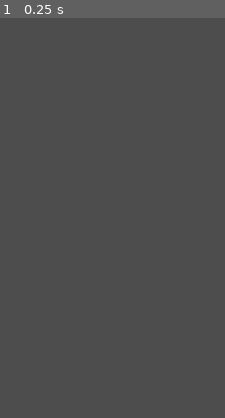
Above: before the commit, frame 1.
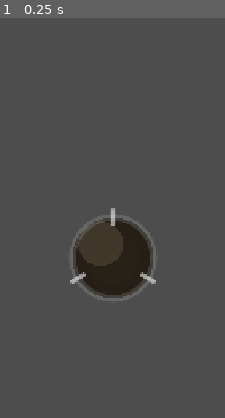
Above: after the commit, the same moment.

Repository: engjuliocez4r/auramax
Game: Godot game, scene res://scenes/duel.tscn
Same seed, same stepped clock (60 frames per second), same inputs: the game is played once before the commit and once after it.
Inputs:
- Up to frame 1 (0.25 s): no input
The pictures show only the part of the screen within x 25-75%, y 50-100%; the shares and areas given below are measured in that part.

The runs differ from the first frame. In frame 1, 5.0% of the frame differs, in the area x 31-70%, y 47-70%.

Commit message:
Burst core component, burst multiplier and celebration effects
Co-Authored-By: Claude Sonnet 5 <noreply@anthropic.com>

Diff:
--- a/assets/i18n/announcer_lines.csv
+++ b/assets/i18n/announcer_lines.csv
@@ -17,3 +17,5 @@
 announcer_milestone_tier2_b,Pure aura mastery!,Domínio puro da aura!,¡Dominio puro del aura!,Maîtrise pure de l'aura !,Reine Aura-Meisterschaft!,Puro dominio dell'aura!
 announcer_milestone_tier3_a,LEGENDARY STREAK!!!,SEQUÊNCIA LENDÁRIA!!!,¡RACHA LEGENDARIA!!!,SÉRIE LÉGENDAIRE !!!,LEGENDÄRE SERIE!!!,SERIE LEGGENDARIA!!!
 announcer_milestone_tier3_b,THE CROWD IS ROARING!!!,A MULTIDÃO ESTÁ RUGINDO!!!,¡LA MULTITUD RUGE!!!,LA FOULE RUGIT !!!,DIE MENGE TOBT!!!,LA FOLLA RUGGISCE!!!
+announcer_burst_fired_a,BURST!!!,BURST!!!,¡BURST!!!,BURST !!!,BURST!!!,BURST!!!
+announcer_burst_fired_b,IT'S GOING OFF!!!,EXPLODIU TUDO!!!,¡EXPLOTÓ TODO!!!,ÇA EXPLOSE !!!,ES EXPLODIERT!!!,STA ESPLODENDO TUTTO!!!
--- a/scenes/duel.tscn
+++ b/scenes/duel.tscn
@@ -1,8 +1,9 @@
-[gd_scene load_steps=4 format=3]
+[gd_scene load_steps=5 format=3]
 
 [ext_resource type="Script" path="res://scripts/duel.gd" id="1"]
 [ext_resource type="PackedScene" path="res://scenes/announcer.tscn" id="2"]
 [ext_resource type="Script" path="res://scripts/power_ring.gd" id="3"]
+[ext_resource type="Script" path="res://scripts/burst_core.gd" id="4"]
 
 [node name="Duel" type="Control"]
 anchor_right = 1.0
@@ -52,4 +53,16 @@
 [node name="PowerRing" type="Node2D" parent="AuraCore"]
 script = ExtResource("3")
 
+[node name="BurstCore" type="Node2D" parent="."]
+script = ExtResource("4")
+
+[node name="BurstTint" type="ColorRect" parent="."]
+anchor_right = 1.0
+anchor_bottom = 1.0
+mouse_filter = 2
+color = Color(1, 0.83, 0.25, 0.0)
+
+[node name="ConfettiParticles" type="GPUParticles2D" parent="."]
+emitting = false
+
 [node name="Announcer" parent="." instance=ExtResource("2")]
--- a/scripts/announcer.gd
+++ b/scripts/announcer.gd
@@ -16,6 +16,7 @@
 @export var exit_duration: float = 0.35
 
 const VOICE_DIR := "res://assets/audio/voice/"
+const CROWD_ROAR_PATH := "res://assets/audio/sfx/crowd_roar.ogg"
 const ENERGY_TIER_COUNT := 4
 
 # event_key -> array of translation keys. Add new lines only here (and to
@@ -25,6 +26,7 @@
 	"milestone_tier_1": ["announcer_milestone_tier1_a", "announcer_milestone_tier1_b"],
 	"milestone_tier_2": ["announcer_milestone_tier2_a", "announcer_milestone_tier2_b"],
 	"milestone_tier_3": ["announcer_milestone_tier3_a", "announcer_milestone_tier3_b"],
+	"burst_fired": ["announcer_burst_fired_a", "announcer_burst_fired_b"],
 }
 
 @onready var _line_label: Label = $LineLabel
@@ -57,8 +59,12 @@
 	# Duck-typed on purpose: the host (duel, arcade, ...) never references
 	# this script, so this is the only side of the connection that can wire up.
 	var host := get_parent()
-	if host != null and host.has_signal("streak_changed"):
+	if host == null:
+		return
+	if host.has_signal("streak_changed"):
 		host.streak_changed.connect(_on_host_streak_changed)
+	if host.has_signal("burst_started"):
+		host.burst_started.connect(_on_host_burst_started)
 
 
 func _on_host_streak_changed(new_streak: int) -> void:
@@ -70,6 +76,13 @@
 		var tier := _pick_energy_tier(_next_milestone_index)
 		announce("milestone_tier_%d" % tier)
 		_next_milestone_index += 1
+
+
+func _on_host_burst_started() -> void:
+	# The locutor IS the event (design point 15): the burst firing gets its
+	# own top-energy line, plus the crowd roar sound hook below.
+	announce("burst_fired")
+	_play_crowd_roar()
 
 
 func _pick_energy_tier(milestone_index: int) -> int:
@@ -100,3 +113,10 @@
 		return # No voice assets shipped yet — text-only fallback is expected.
 	_voice_player.stream = load(path)
 	_voice_player.play()
+
+
+func _play_crowd_roar() -> void:
+	if not ResourceLoader.exists(CROWD_ROAR_PATH):
+		return # No crowd audio shipped yet — burst still fires silently on this front.
+	_crowd_player.stream = load(CROWD_ROAR_PATH)
+	_crowd_player.play()
--- /dev/null
+++ b/scripts/burst_core.gd
@@ -0,0 +1,136 @@
+extends Node2D
+class_name BurstCore
+## Procedurally drawn burst meter: a charging energy core, not a generic bar.
+##
+## Fully self-contained: it positions and sizes itself from the live
+## viewport rect, and duel.gd never manipulates its transform. The only
+## contact points are the public API below — set_fill() in reaction to
+## duel.gd's own burst_meter_changed, and fire() in reaction to its own
+## burst_started — so this presentation can be replaced independently of
+## the burst math it visualizes.
+##
+## Three notch marks around the rim echo the three SIX SEVEN repetitions
+## (DESIGN.md point 11) that ultimately fill this meter. Past
+## anticipation_threshold the inner glow pulses faster and brighter,
+## building anticipation before it fires (point 14); firing itself sends a
+## ring of light expanding outward from the core's own centre, so the
+## explosion visibly originates there.
+
+signal burst_core_full()
+
+@export var burst_core_vertical_fraction: float = 0.80 # Of viewport height; AuraCore sits at 0.55.
+@export var burst_core_radius_fraction: float = 0.09 # Of viewport width — legible but well under the avatar's dominance.
+@export var ring_thickness_ratio: float = 0.16 # Of radius.
+@export var notch_length_ratio: float = 0.4 # Of radius.
+@export var glow_max_scale: float = 1.7 # Inner glow radius multiplier at full charge.
+@export var anticipation_threshold: float = 0.85 # Fill ratio above which the glow starts pulsing with anticipation.
+@export var anticipation_pulse_speed_min: float = 2.0 # rad/sec at anticipation_threshold.
+@export var anticipation_pulse_speed_max: float = 10.0 # rad/sec right at full charge.
+@export var fire_duration: float = 0.6 # Seconds for the outward burst-of-light to expand and fade.
+@export var fire_max_radius_scale: float = 3.5 # Multiple of the core's own radius the fire ring expands to.
+
+const NOTCH_COUNT := 3 # One per SIX SEVEN repetition (point 11) — not a tunable, it's the gesture's shape.
+const SEGMENT_COUNT := 48
+const TOP_ANGLE := -PI / 2.0 # Fill starts at the top and sweeps clockwise.
+
+const BASE_COLOR := Color(0.12, 0.09, 0.06, 0.85) # Solid dark base so the core reads as an object, not a ring outline.
+const HIGHLIGHT_COLOR := Color(1.0, 0.9, 0.7, 0.12) # Offset highlight faking a light source, for volume/sphere shading.
+const RING_BG_COLOR := Color(1.0, 1.0, 1.0, 0.14)
+const FILL_COLOR := Color(1.0, 0.85, 0.3)
+const NOTCH_COLOR := Color(1.0, 1.0, 1.0, 0.55)
+const GLOW_COLOR := Color(1.0, 0.8, 0.2)
+const GLOW_MIN_ALPHA := 0.1
+const GLOW_MAX_ALPHA := 0.6
+const FIRE_COLOR := Color(1.0, 0.95, 0.75)
+
+var _radius: float = 0.0
+var _fill_ratio: float = 0.0
+var _pulse_phase: float = 0.0
+var _fire_progress: float = -1.0 # -1 means inactive; 0..1 while the fire effect plays.
+
+
+func _ready() -> void:
+	_layout()
+	get_viewport().size_changed.connect(_layout)
+
+
+func _process(delta: float) -> void:
+	if _fill_ratio >= anticipation_threshold:
+		var t := inverse_lerp(anticipation_threshold, 1.0, _fill_ratio)
+		var speed := lerpf(anticipation_pulse_speed_min, anticipation_pulse_speed_max, clampf(t, 0.0, 1.0))
+		_pulse_phase += delta * speed
+		queue_redraw()
+
+
+## Called by duel.gd whenever burst_meter changes. Only lever this node
+## exposes for filling — position, radius and notch layout never move on
+## their own.
+func set_fill(ratio: float) -> void:
+	var clamped := clampf(ratio, 0.0, 1.0)
+	if is_equal_approx(clamped, _fill_ratio):
+		return
+	var was_full := _fill_ratio >= 1.0
+	_fill_ratio = clamped
+	if _fill_ratio >= 1.0 and not was_full:
+		burst_core_full.emit()
+	queue_redraw()
+
+
+## Called by duel.gd's burst_started handler: plays the outward burst-of-
+## light effect, sourced from this core's own centre.
+func fire() -> void:
+	_fire_progress = 0.0
+	var tween := create_tween()
+	tween.tween_method(_set_fire_progress, 0.0, 1.0, fire_duration)
+	tween.tween_callback(func() -> void: _set_fire_progress(-1.0))
+
+
+func _set_fire_progress(value: float) -> void:
+	_fire_progress = value
+	queue_redraw()
+
+
+func _layout() -> void:
+	var viewport_size := get_viewport_rect().size
+	position = Vector2(viewport_size.x * 0.5, viewport_size.y * burst_core_vertical_fraction)
+	_radius = viewport_size.x * burst_core_radius_fraction
+	queue_redraw()
+
+
+func _draw() -> void:
+	var ring_thickness := _radius * ring_thickness_ratio
+	var notch_length := _radius * notch_length_ratio
+
+	# Anticipation glow, pulsing once the meter nears full, on top of the
+	# steady approach-to-full brightening below.
+	var pulse := 0.0
+	if _fill_ratio >= anticipation_threshold:
+		pulse = (sin(_pulse_phase) * 0.5 + 0.5) * inverse_lerp(anticipation_threshold, 1.0, _fill_ratio)
+	var glow_alpha := lerpf(GLOW_MIN_ALPHA, GLOW_MAX_ALPHA, _fill_ratio) + pulse * 0.3
+	var glow_radius := _radius * lerpf(1.0, glow_max_scale, _fill_ratio) * (1.0 + pulse * 0.25) * 0.65
+	draw_circle(Vector2.ZERO, glow_radius, Color(GLOW_COLOR.r, GLOW_COLOR.g, GLOW_COLOR.b, glow_alpha))
+
+	# Solid base disc plus an offset highlight so the core reads as a
+	# charging object with volume, not a flat progress ring.
+	draw_circle(Vector2.ZERO, _radius, BASE_COLOR)
+	draw_circle(Vector2(-_radius * 0.3, -_radius * 0.35), _radius * 0.55, HIGHLIGHT_COLOR)
+
+	draw_arc(Vector2.ZERO, _radius, 0.0, TAU, SEGMENT_COUNT, RING_BG_COLOR, ring_thickness, true)
+
+	if _fill_ratio > 0.0:
+		var end_angle := TOP_ANGLE + TAU * _fill_ratio
+		draw_arc(Vector2.ZERO, _radius, TOP_ANGLE, end_angle, SEGMENT_COUNT, FILL_COLOR, ring_thickness, true)
+
+	for i in range(NOTCH_COUNT):
+		var angle := TOP_ANGLE + TAU * i / NOTCH_COUNT
+		var dir := Vector2(cos(angle), sin(angle))
+		var inner := dir * (_radius - notch_length * 0.5)
+		var outer := dir * (_radius + notch_length * 0.5)
+		draw_line(inner, outer, NOTCH_COLOR, ring_thickness * 0.6, true)
+
+	# Outward burst-of-light at the moment of firing: an expanding, fading
+	# ring sourced from this core's own centre.
+	if _fire_progress >= 0.0:
+		var fire_radius := lerpf(_radius, _radius * fire_max_radius_scale, _fire_progress)
+		var fire_alpha := 1.0 - _fire_progress
+		draw_arc(Vector2.ZERO, fire_radius, 0.0, TAU, SEGMENT_COUNT, Color(FIRE_COLOR.r, FIRE_COLOR.g, FIRE_COLOR.b, fire_alpha), ring_thickness * 1.5, true)
--- a/scripts/duel.gd
+++ b/scripts/duel.gd
@@ -25,6 +25,16 @@
 ## controls emission frequency and opacity, capped at 3 rings on screen at
 ## once. Intensity itself rises slowly (tension) and falls fast
 ## (cool-down) on purpose — see intensity_rise_speed/intensity_fall_speed.
+##
+## Burst has no state enum: it is a single is_bursting flag layered on top
+## of the tap/streak logic above, never gating input. burst_ready fires
+## once burst_meter (savings from milestones, see _check_milestones) reaches
+## 1.0; while is_bursting, every valid tap's aura is multiplied by
+## burst_multiplier for burst_duration seconds, then the meter empties and
+## normal scoring resumes. BurstCore (the circular charging meter) and the
+## party — confetti, screen tint, maxed-out orbs, announcer, haptics — are
+## presentation reacting to burst_meter_changed/burst_started/burst_ended
+## below, same as the rest of this file's escalation visuals.
 
 signal valid_tap(side: String)
 signal invalid_tap(side: String)
@@ -32,7 +42,10 @@
 signal aura_changed(new_total: float)
 signal intensity_changed(new_value: float)
 signal milestone_reached(milestone_index: int)
-signal burst_ready() # Declared now for the future burst/party effect; not implemented yet.
+signal burst_ready() # Fires once burst_meter reaches 1.0 — see _check_milestones().
+signal burst_meter_changed(fill_ratio: float)
+signal burst_started()
+signal burst_ended()
 
 @export var base_aura: float = 1.0
 @export var streak_bonus_step: float = 0.1
@@ -41,6 +54,8 @@
 
 @export var streak_timeout: float = 1.0 # Max seconds allowed between any two consecutive valid taps.
 @export var burst_per_milestone: float = 0.2 # Fixed slice added to burst_meter (0..1) per milestone.
+@export var burst_duration: float = 8.0 # Seconds is_bursting stays true once burst_meter fires.
+@export var burst_multiplier: float = 5.0 # Aura multiplier applied to every valid tap while is_bursting.
 
 @export var orb_streak_threshold: int = 5
 @export var tap_highlight_alpha: float = 0.12 # Also the zone flash's peak alpha (base is 0.0).
@@ -57,9 +72,16 @@
 @export var orb_max_spawn_rate: float = 4.0 # orbs/sec at full intensity.
 @export var orb_lifetime: float = 3.0 # Hard cap on a single orb's time on screen, so cool-down clears fast.
 
+@export var confetti_amount: int = 120 # Kept modest on purpose: GPU particles, low-end phones are the audience.
+@export var burst_tint_max_alpha: float = 0.16 # Noticeable pulse, never opaque enough to hide gameplay underneath.
+
+@export var streak_pulse_scale: float = 1.3 # Peak scale of the streak label's zoom on each milestone.
+@export var streak_pulse_duration: float = 0.3 # Full in-out cycle length of that pulse.
+
 @export var milestone_schedule: RhythmMilestones = preload("res://assets/data/rhythm_milestones.tres")
 
 const HAPTIC_DURATION_MS := 20
+const BURST_HAPTIC_DURATION_MS := 60 # Stronger pulse at the moment the burst fires (design point 10).
 const TOUCH_MOUSE_DEDUPE_MS := 120 # Windows promotes a touch press into a synthetic mouse click at the OS level; ignore a mouse press this soon after a touch press so one physical tap isn't handled twice.
 
 const ORB_CORE_RADIUS := 3.0
@@ -81,6 +103,18 @@
 const AURA_CORE_HORIZONTAL_FRACTION := 0.5 # Dead center horizontally, any resolution/aspect.
 const AURA_CORE_VERTICAL_FRACTION := 0.55 # Where the avatar will stand later.
 
+const CONFETTI_LIFETIME := 3.0
+const CONFETTI_FALL_SPEED := 260.0 # px/sec downward.
+const CONFETTI_SPREAD_DEGREES := 20.0
+const CONFETTI_SPIN := 6.0 # rad/sec, min/max symmetric.
+const CONFETTI_SCALE_MIN := 0.5
+const CONFETTI_SCALE_MAX := 1.1
+const CONFETTI_COLOR := Color(1.0, 0.83, 0.25) # Golden confetti, per design point 14.
+const CONFETTI_SPAWN_MARGIN := 40.0 # px above the top edge, so confetti is already falling as it enters view.
+
+const BURST_TINT_PULSE_PERIOD := 0.7 # Seconds per full up/down pulse cycle — noticeable, not seizure-inducing.
+const BURST_TINT_FADE_OUT_TIME := 0.3 # Seconds to settle back to fully transparent once the burst ends.
+
 @onready var _left_zone: ColorRect = $LeftZone
 @onready var _right_zone: ColorRect = $RightZone
 @onready var _aura_bar: ProgressBar = $AuraBar
@@ -88,9 +122,13 @@
 @onready var _streak_label: Label = $StreakLabel
 @onready var _aura_core: Node2D = $AuraCore
 @onready var _power_ring: PowerRing = $AuraCore/PowerRing
+@onready var _burst_core: BurstCore = $BurstCore
+@onready var _burst_tint: ColorRect = $BurstTint
+@onready var _confetti: GPUParticles2D = $ConfettiParticles
 
 var intensity: float = 0.0
 var burst_meter: float = 0.0 # Savings, not the current moment: only ever grows, independent of streak resets.
+var is_bursting: bool = false # No state enum — a flag layered on top of tap/streak logic; never gates input.
 
 var _last_touch_press_time_ms: int = -1000000
 var _last_side: String = ""
@@ -100,8 +138,11 @@
 var _current_aura: float = 0.0
 var _intensity_target: float = 0.0
 var _next_milestone_index: int = 0
+var _burst_start_time_ms: int = -1
 var _left_zone_tween: Tween
 var _right_zone_tween: Tween
+var _burst_tint_tween: Tween
+var _streak_label_pulse_tween: Tween
 
 var _orb_spawn_accumulator: float = 0.0
 var _orb_spawn_rate: float = 0.0
@@ -120,8 +161,16 @@
 	streak_changed.connect(_on_streak_changed)
 	aura_changed.connect(_on_aura_changed)
 	intensity_changed.connect(_on_intensity_changed)
+	milestone_reached.connect(_on_milestone_reached)
+	burst_ready.connect(_on_burst_ready)
+	burst_meter_changed.connect(_on_burst_meter_changed)
+	burst_started.connect(_on_burst_started)
+	burst_ended.connect(_on_burst_ended)
 	_center_aura_core()
 	get_viewport().size_changed.connect(_center_aura_core)
+	_setup_confetti()
+	_layout_confetti()
+	get_viewport().size_changed.connect(_layout_confetti)
 	_update_labels()
 
 
@@ -129,6 +178,8 @@
 	_check_streak_timeout()
 	_update_intensity(delta)
 	_update_orb_spawning(delta)
+	if is_bursting and Time.get_ticks_msec() - _burst_start_time_ms >= burst_duration * 1000.0:
+		_end_burst()
 
 
 func _check_streak_timeout() -> void:
@@ -245,14 +296,21 @@
 		milestone_reached.emit(_next_milestone_index)
 		# Burst is savings, not the current moment: it only ever grows, and a
 		# later streak reset can never take this back — see _reset_streak().
+		var was_full := burst_meter >= 1.0
 		burst_meter = minf(burst_meter + burst_per_milestone, 1.0)
+		burst_meter_changed.emit(burst_meter)
+		if burst_meter >= 1.0 and not was_full:
+			burst_ready.emit()
 		_next_milestone_index += 1
 		_check_milestones() # Defensive: covers a tiny milestone_size skipping a tier in one pair.
 
 
 func _grant_aura() -> void:
 	var bonus := minf(_streak * streak_bonus_step, max_bonus)
-	_current_aura += base_aura * (1.0 + bonus)
+	var amount := base_aura * (1.0 + bonus)
+	if is_bursting:
+		amount *= burst_multiplier
+	_current_aura += amount
 	aura_changed.emit(_current_aura)
 
 
@@ -264,6 +322,21 @@
 		return
 	intensity = new_intensity
 	intensity_changed.emit(intensity)
+
+
+# ─── Burst (a flag, not a state machine — see class doc) ────────────────
+
+func _on_burst_ready() -> void:
+	is_bursting = true
+	_burst_start_time_ms = Time.get_ticks_msec()
+	burst_started.emit()
+
+
+func _end_burst() -> void:
+	is_bursting = false
+	burst_meter = 0.0
+	burst_ended.emit()
+	burst_meter_changed.emit(burst_meter)
 
 
 # ─── Presentation (signal-driven; safe to replace independently) ────────
@@ -304,14 +377,69 @@
 
 	# Orb count and brightness escalate with intensity; speed only very
 	# slightly, per design — density and brightness carry the escalation,
-	# not motion.
-	_orb_spawn_rate = lerpf(ORB_MIN_SPAWN_RATE, orb_max_spawn_rate, new_value)
-	_orb_brightness = new_value
-	_orb_current_speed = orb_travel_speed * lerpf(ORB_SPEED_MIN_INTENSITY_SCALE, ORB_SPEED_MAX_INTENSITY_SCALE, new_value)
+	# not motion. During a burst, orbs jump to their maximum density and
+	# brightness for the duration (design point 14), regardless of the
+	# underlying intensity value.
+	var orb_intensity := 1.0 if is_bursting else new_value
+	_orb_spawn_rate = lerpf(ORB_MIN_SPAWN_RATE, orb_max_spawn_rate, orb_intensity)
+	_orb_brightness = orb_intensity
+	_orb_current_speed = orb_travel_speed * lerpf(ORB_SPEED_MIN_INTENSITY_SCALE, ORB_SPEED_MAX_INTENSITY_SCALE, orb_intensity)
 
 	# The power ring owns its own emission/contraction/drawing; intensity is
-	# the only thing the logic layer ever hands it.
+	# the only thing the logic layer ever hands it — left on the true value
+	# even during a burst, since only the orbs are specified to jump.
 	_power_ring.set_intensity(new_value)
+
+
+func _on_milestone_reached(_milestone_index: int) -> void:
+	# The streak label stays visible throughout (design point 57) and gets a
+	# quick zoom in-out on every milestone, in sync with the announcer's
+	# line — both react to the same streak/milestone crossing.
+	_streak_label.pivot_offset = _streak_label.size / 2.0
+	if _streak_label_pulse_tween:
+		_streak_label_pulse_tween.kill()
+	_streak_label.scale = Vector2.ONE
+	_streak_label_pulse_tween = create_tween()
+	_streak_label_pulse_tween.tween_property(_streak_label, "scale", Vector2.ONE * streak_pulse_scale, streak_pulse_duration * 0.5)
+	_streak_label_pulse_tween.tween_property(_streak_label, "scale", Vector2.ONE, streak_pulse_duration * 0.5)
+
+
+func _on_burst_meter_changed(fill_ratio: float) -> void:
+	_burst_core.set_fill(fill_ratio)
+
+
+func _on_burst_started() -> void:
+	# Force orb density/brightness to their burst-time maximum immediately,
+	# rather than waiting for the next intensity_changed tick.
+	_on_intensity_changed(intensity)
+	_burst_core.fire()
+
+	if _burst_tint_tween:
+		_burst_tint_tween.kill()
+	_burst_tint_tween = create_tween()
+	_burst_tint_tween.set_loops()
+	_burst_tint_tween.tween_property(_burst_tint, "color:a", burst_tint_max_alpha, BURST_TINT_PULSE_PERIOD * 0.5)
+	_burst_tint_tween.tween_property(_burst_tint, "color:a", 0.0, BURST_TINT_PULSE_PERIOD * 0.5)
+
+	_confetti.restart()
+	_confetti.emitting = true
+
+	if SettingsManager.is_haptics_enabled():
+		Input.vibrate_handheld(BURST_HAPTIC_DURATION_MS)
+
+
+func _on_burst_ended() -> void:
+	if _burst_tint_tween:
+		_burst_tint_tween.kill()
+		_burst_tint_tween = null
+	var fade_tween := create_tween()
+	fade_tween.tween_property(_burst_tint, "color:a", 0.0, BURST_TINT_FADE_OUT_TIME)
+
+	_confetti.emitting = false
+
+	# Drop the orbs back to normal intensity-driven scaling now that the
+	# burst has ended.
+	_on_intensity_changed(intensity)
 
 
 func _update_labels() -> void:
@@ -417,3 +545,40 @@
 		var angle := TAU * i / segments
 		points.append(Vector2(cos(angle), sin(angle)) * radius)
 	return points
+
+
+func _setup_confetti() -> void:
+	# Golden confetti rain for the burst party (design point 14). Procedural:
+	# no texture asset exists, so particles render as flat golden quads,
+	# consistent with the rest of the duel's placeholder-geometry
+	# presentation. Kept off (emitting = false) until a burst actually fires.
+	_confetti.emitting = false
+	_confetti.one_shot = false
+	_confetti.amount = confetti_amount
+	_confetti.lifetime = CONFETTI_LIFETIME
+	_confetti.local_coords = false
+
+	var material := ParticleProcessMaterial.new()
+	material.direction = Vector3(0.0, 1.0, 0.0)
+	material.spread = CONFETTI_SPREAD_DEGREES
+	material.gravity = Vector3.ZERO
+	material.initial_velocity_min = CONFETTI_FALL_SPEED * 0.8
+	material.initial_velocity_max = CONFETTI_FALL_SPEED * 1.2
+	material.angular_velocity_min = -CONFETTI_SPIN
+	material.angular_velocity_max = CONFETTI_SPIN
+	material.scale_min = CONFETTI_SCALE_MIN
+	material.scale_max = CONFETTI_SCALE_MAX
+	material.color = CONFETTI_COLOR
+	material.emission_shape = ParticleProcessMaterial.EMISSION_SHAPE_BOX
+	# emission_box_extents is sized to the live viewport width in _layout_confetti().
+	_confetti.process_material = material
+
+
+func _layout_confetti() -> void:
+	# Computed from the live viewport rect so confetti spans the full width
+	# at any resolution/aspect, same reasoning as _center_aura_core().
+	var viewport_size := get_viewport_rect().size
+	_confetti.position = Vector2(viewport_size.x * 0.5, -CONFETTI_SPAWN_MARGIN)
+	var material := _confetti.process_material as ParticleProcessMaterial
+	if material:
+		material.emission_box_extents = Vector3(viewport_size.x * 0.5, 4.0, 1.0)
